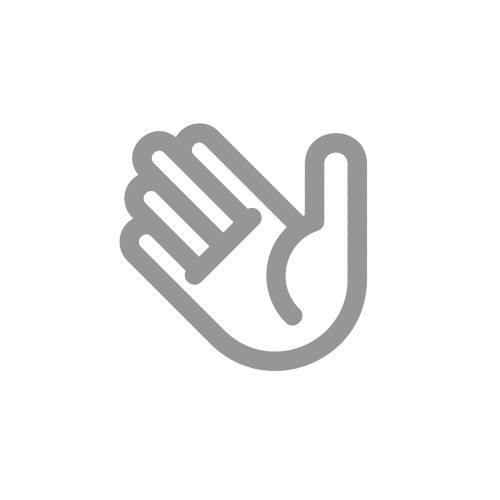
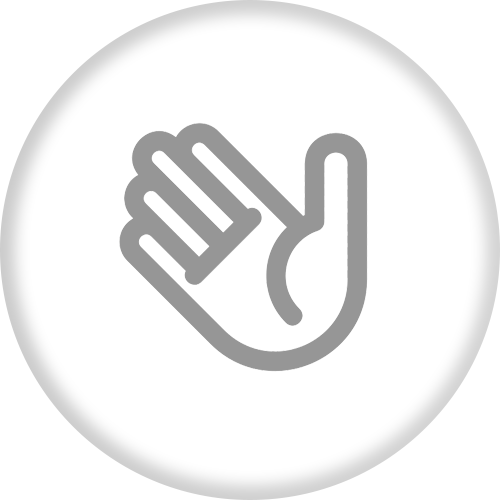
The second w=500, h=500 image is a revision of the first. Changes to its layers:
pixels changed over bbox(0, 0, 500, 500) (layer not identified)
